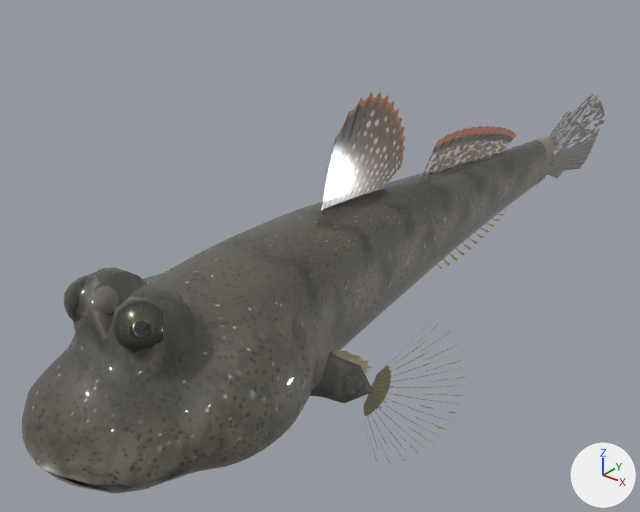
Renders of the glTF model src/assets/models/tobihaze/tobihaze.lod2.glb from each side of a commit.
Camera for both pictures: a camera (50 mm lens) standing at (0.0373, -0.0382, 0.036) and looking at (-0.0054, 0.0152, 0.0029). Arrows for +X, +Y and +Z are at lower right; the lights stay in place. The picture after the commit comes second. Vertices at exactly the same position are counted once.

Objects in the first picture: 'Body.001', 'DorsalFin.001', 'Eye_L', 'Eye_R', 'Head.001', 'PectoralFin_L.001', 'Tail.001' and 2 more.
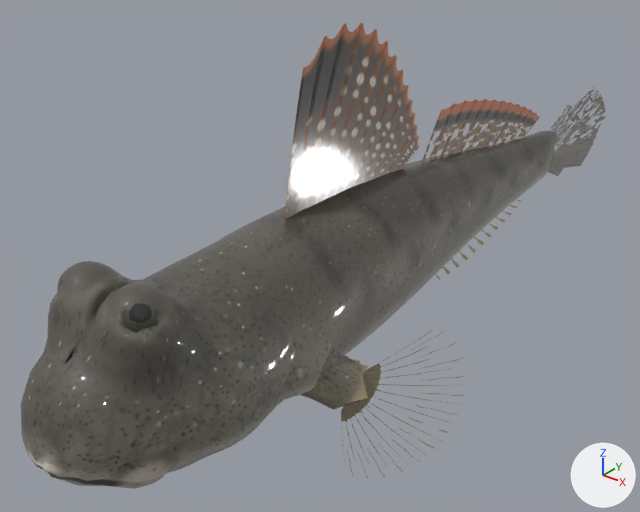
Diff of the bpy script that builds the scene:
```diff
--- a/src/assets/models/tobihaze/tobihaze.lod2.glb.py
+++ b/src/assets/models/tobihaze/tobihaze.lod2.glb.py
@@ me_eye @@
 # used by ob_eye_l; location = (0.0021, -0.0104, 0.0105); rotation_euler = (-0.325, 0.0, 0.86), in degrees (-19, 0, 49)
-me_eye.from_pydata(...)  # 89 vertices, 150 faces; spans x -0.0017..0.0017, y -0.00178..0.0017, z -0.00162..0.00162
+me_eye.from_pydata(...)  # 89 vertices, 150 faces; spans x -0.00175..0.00175, y -0.00186..0.00031, z -0.00166..0.00166
+# me_eye part 1: 89 of 89 vertices moved; they spanned x -0.0017..0.0017, y -0.00178..0.0017, z -0.00162..0.00162 and now span x -0.00175..0.00175, y -0.00186..0.00031, z -0.00166..0.00166; mean shift (0.00002, -0.00107, 0.0)
 me_eye.materials.append(mat_tobihaze_eye)
@@ me_head @@
-me_head.from_pydata(...)  # 631 vertices, 1230 faces; spans x -0.0077..0.0077, y -0.017..-0.0005, z -0.0006..0.0122
+me_head.from_pydata(...)  # 991 vertices, 1910 faces; spans x -0.0059..0.0059, y -0.017..-0.0005, z -0.0004..0.0131
+# me_head part 2: a new loose piece of 355 vertices spanning x -0.0049..0.0049, y -0.0148..-0.0055, z 0.0066..0.0131, in mat_tobihaze_skin
+# me_head part 3: 627 vertices removed from x -0.0077..0.0077, y -0.017..-0.0005, z -0.0006..0.0122; 632 vertices added at x -0.0059..0.0059, y -0.017..-0.0005, z -0.0004..0.0111
 me_head.materials.append(mat_tobihaze_skin)
@@ me_body @@
-me_body.from_pydata(...)  # 840 vertices, 1620 faces; spans x -0.0068..0.0068, y -0.0005..0.0401, z -0.0002..0.0109
+me_body.from_pydata(...)  # 840 vertices, 1620 faces; spans x -0.006..0.006, y -0.0005..0.0401, z -0.0006..0.0114
+# me_body part 4: 834 of 840 vertices moved; they spanned x -0.0068..0.0068, y -0.0005..0.0401, z -0.0002..0.0109 and now span x -0.006..0.006, y -0.0005..0.0401, z -0.0006..0.0114; mean shift (0.0, 0.0, 0.0003); largest move (0.0068, -0.0005, 0.0051) -> (0.0053, -0.0005, 0.0053)
 me_body.materials.append(mat_tobihaze_skin)
@@ me_dorsalfin @@
-me_dorsalfin.from_pydata(...)  # 135 vertices, 200 faces; spans x 0.0, y 0.0086..0.0396, z 0.0074..0.0183
+me_dorsalfin.from_pydata(...)  # 135 vertices, 200 faces; spans x 0.0, y 0.0045..0.0445, z 0.0077..0.0239
+# me_dorsalfin part 5: 135 of 135 vertices moved; they spanned x 0.0, y 0.0086..0.0396, z 0.0074..0.0183 and now span x 0.0, y 0.0045..0.0445, z 0.0077..0.0239; mean shift (0.0, 0.0009, 0.0017)
 me_dorsalfin.materials.append(mat_tobihaze_fin)
@@ me_tail @@
-me_tail.from_pydata(...)  # 351 vertices, 612 faces; spans x -0.0015..0.0015, y 0.0401..0.063, z -0.0001..0.0091
+me_tail.from_pydata(...)  # 351 vertices, 612 faces; spans x -0.0017..0.0017, y 0.0401..0.063, z 0.0003..0.0097
+# me_tail part 6: the loose piece of 226 vertices spanning x -0.0015..0.0015, y 0.0401..0.049, z 0.0017..0.0072 is scaled about the mesh origin by (1.06, 1, 1.11)
+# me_tail part 7: the loose piece of 125 vertices spanning x 0.0, y 0.0471..0.063, z -0.0001..0.0091 is scaled about its middle by (1, 1, 1.05), then moved by (0.0, 0.0, 0.0005)
 me_tail.materials.append(mat_tobihaze_skin)
@@ me_pectoralfin_l @@
-me_pectoralfin_l.from_pydata(...)  # 95 vertices, 146 faces; spans x 0.00275..0.0112, y -0.0012..0.01259, z -0.00639..0.00526
+me_pectoralfin_l.from_pydata(...)  # 95 vertices, 146 faces; spans x 0.00198..0.01193, y -0.00126..0.01126, z -0.00689..0.00575
+# me_pectoralfin_l part 8: 95 of 95 vertices moved; they spanned x 0.00275..0.0112, y -0.0012..0.01259, z -0.00639..0.00526 and now span x 0.00198..0.01193, y -0.00126..0.01126, z -0.00689..0.00575; mean shift (-0.00013, -0.00113, 0.00009)
 me_pectoralfin_l.materials.append(mat_tobihaze_skin)
@@ ob_eye_l @@
 ob_eye_l = bpy.data.objects.new('Eye_L', me_eye)
-ob_eye_l.location = (0.0021, -0.0104, 0.0105)
-ob_eye_l.rotation_euler = (-0.325, 0.0, 0.86)  # degrees (-19, 0, 49)
+ob_eye_l.location = (0.0022, -0.0106, 0.01125)
+ob_eye_l.rotation_euler = (-0.551, 0.0, 0.974)  # degrees (-32, 0, 56)
```

Where the change shows, as pixel boxes (x1, y1, x2, y2) in the pictures (640 x 512 px; the box of a moved part takes in the faces that stretch with it):
'Head.001', reshaped
    before: (22, 250, 315, 493)
    after: (21, 244, 304, 489)
'Body.001', reshaped
    before: (200, 147, 530, 389)
    after: (209, 139, 531, 395)
'DorsalFin.001', reshaped (30% wider, 66% taller)
    before: (321, 92, 517, 210)
    after: (285, 23, 540, 219)
'PectoralFin_L.001', reshaped
    before: (310, 324, 466, 464)
    after: (301, 330, 464, 478)
'Tail.001', reshaped
    before: (516, 94, 605, 194)
    after: (519, 86, 605, 192)
'Eye_L', reshaped, moved, turned
    before: (111, 297, 164, 353)
    after: (123, 299, 158, 333)
'Eye_R', reshaped
    before: (64, 274, 119, 323)
    after: (57, 270, 66, 294)
part 1 of me_eye, moved or reshaped
    before: (64, 274, 164, 353)
    after: (57, 270, 158, 333)
part 2 of me_head, added
    after: (41, 261, 213, 395)
part 3 of me_head, moved or reshaped
    before: (22, 250, 315, 493)
    after: (21, 244, 304, 489)
part 6 of me_tail, moved or reshaped
    before: (516, 137, 555, 194)
    after: (519, 131, 556, 192)
part 7 of me_tail, moved or reshaped
    before: (547, 94, 605, 179)
    after: (548, 87, 605, 176)
